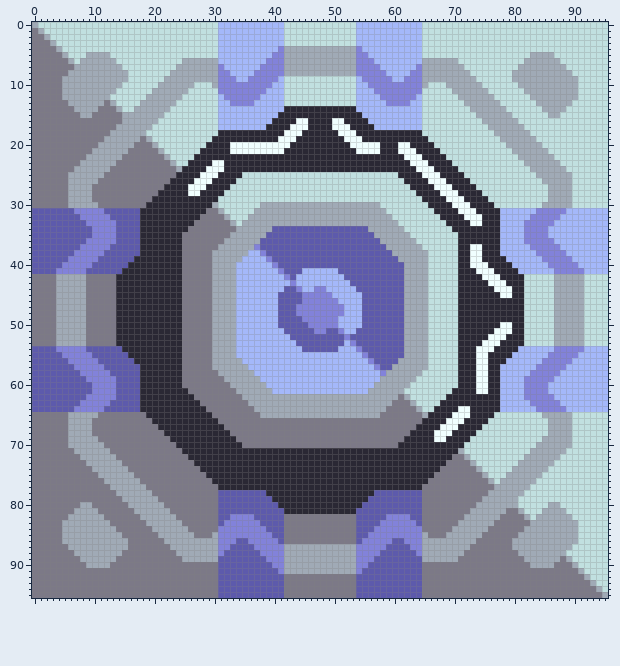
One commit to this sprite sheet: sprites/blocks/production/steam-boiler.png. Above, as it was before the edit.
The file is 96x96 pixels.
After the commit:
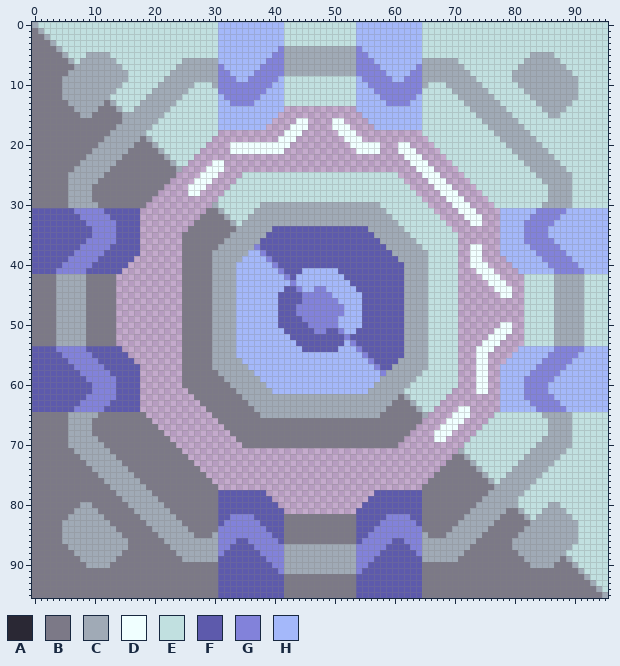
Palette (. is transparent): A #2a2834  B #7c7987  C #a0aab6  D #f0ffff  E #c1e0e0  F #5d5aac  G #8282da  H #a4b8fa
Edits made:
Changed rows in their new state; - is an unchanged pixel.
first column x 14:
14 ----------------------------............----------------------------
15 ---------------------------..............---------------------------
16 --------------------------....--....--....--------------------------
17 -------------------------....---....---....-------------------------
18 -----------------...........---......---...........-----------------
19 ----------------...........---........---...........----------------
20 ---------------....----------..........-----...--....---------------
21 --------------.....---------............----...---....--------------
22 -------------...................................---....-------------
23 ------------....--...............................---....------------
24 -----------....---................................---....-----------
25 ----------....---....--------------------------....---....----------
26 ---------....---....----------------------------....---....---------
27 --------....---....------------------------------....---....--------
28 -------.....--....--------------------------------....---....-------
29 ------...........----------------------------------....---....------
30 -----...........------------------------------------....---....-----
31 ----...........--------------------------------------....---....----
32 ----..........----------------------------------------....---...----
33 ----.........------------------------------------------....--...----
34 ----........--------------------------------------------........----
35 ----.......----------------------------------------------.......----
36 ----.......----------------------------------------------.......----
37 ----.......----------------------------------------------..--...----
38 ----.......----------------------------------------------..--...----
39 ---........----------------------------------------------..--....---
40 --.........----------------------------------------------..---....--
41 -..........----------------------------------------------...---....-
42 ...........----------------------------------------------....---....
43 ...........----------------------------------------------.....---...
44 ...........----------------------------------------------......---..
45 ...........----------------------------------------------.......--..
46 ...........----------------------------------------------...........
47 ...........----------------------------------------------...........
48 ...........----------------------------------------------...........
49 ...........----------------------------------------------...........
50 ...........----------------------------------------------.......--..
51 ...........----------------------------------------------......---..
52 ...........----------------------------------------------.....---...
53 ...........----------------------------------------------....---....
54 -..........----------------------------------------------...---....-
55 --.........----------------------------------------------...--....--
56 ---........----------------------------------------------...--...---
57 ----.......----------------------------------------------...--..----
58 ----.......----------------------------------------------...--..----
59 ----.......----------------------------------------------...--..----
60 ----.......----------------------------------------------...--..----
61 ----........--------------------------------------------....--..----
62 ----.........------------------------------------------.........----
63 ----..........----------------------------------------..........----
64 ----...........--------------------------------------....--.....----
65 -----...........------------------------------------....---....-----
66 ------...........----------------------------------....---....------
67 -------...........--------------------------------....---....-------
68 --------...........------------------------------....---....--------
69 ---------...........----------------------------.....--....---------
70 ----------...........--------------------------...........----------
71 -----------..............................................-----------
72 ------------............................................------------
73 -------------..........................................-------------
74 --------------........................................--------------
75 ---------------......................................---------------
76 ----------------....................................----------------
77 -----------------..................................-----------------
78 -------------------------..................-------------------------
79 --------------------------................--------------------------
80 ---------------------------..............---------------------------
81 ----------------------------............----------------------------
